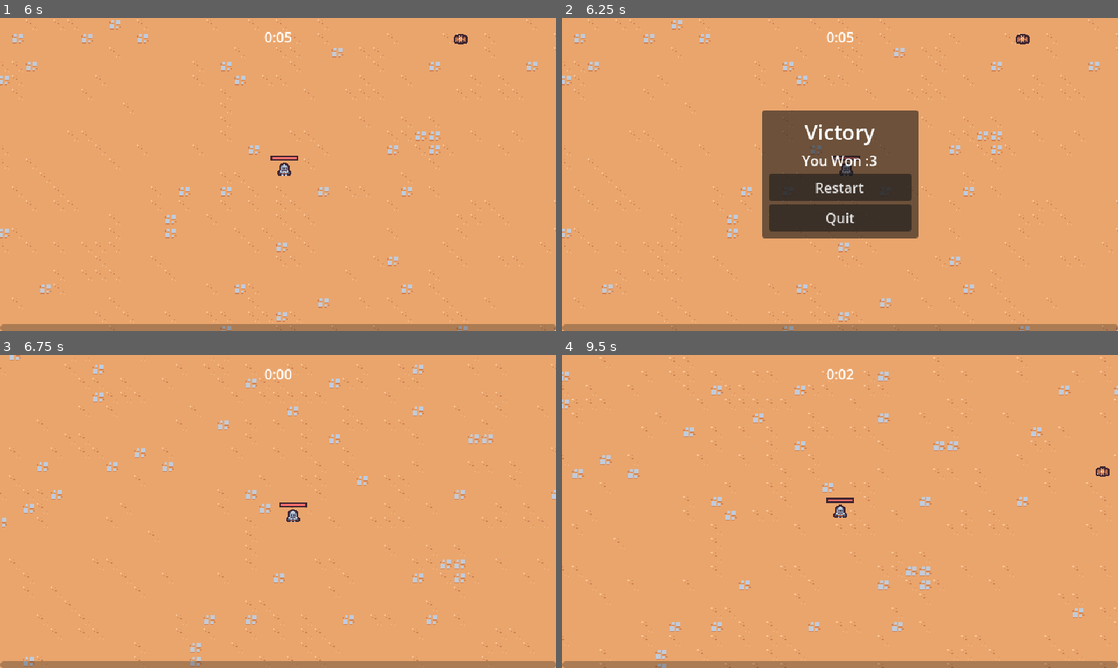
Above: before the commit, frames 1-4 (two rows, left to right).
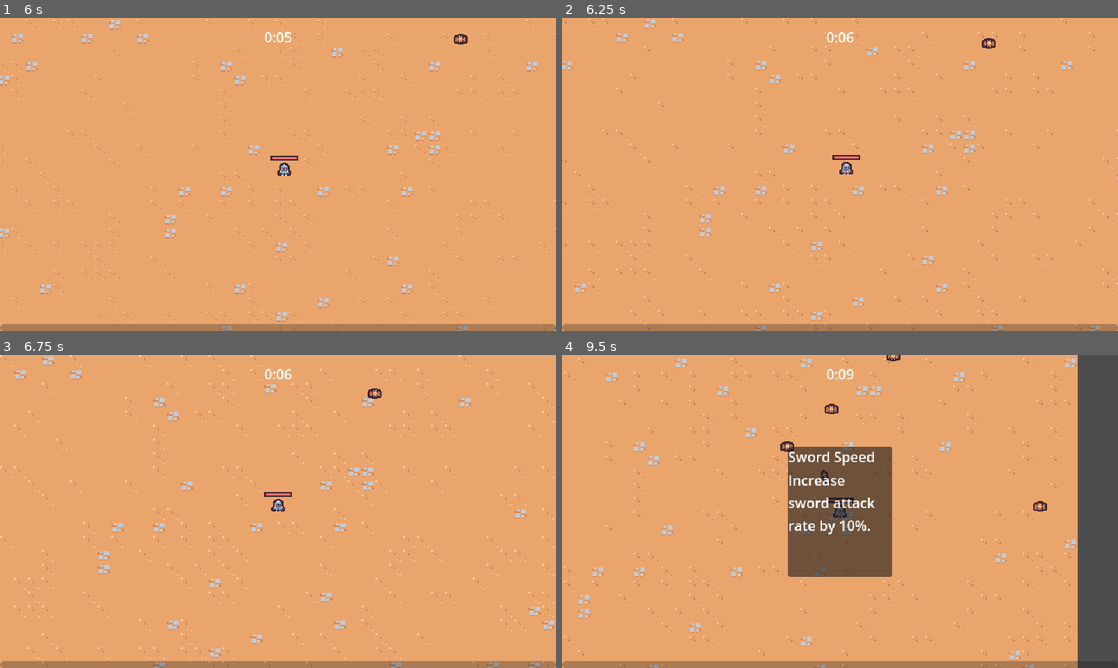
Above: after the commit, the same moments.

Repository: Osama-cs/GameDevPractise
Game: Godot game, scene res://scenes/main/main.tscn
The game is run twice, just before and just after one commit, with the same random seed, the same clock (stepped at 60 frames per second) and the same inputs.
Inputs (mouse positions are in pixels of both pictures, inside the frame that each line leads up to):
- Up to frame 1 (6 s): move the mouse to (400, 158) at 0.52 s; press the mouse at (400, 158) at 0.53 s; hold D (move_right) 0.53-1.28 s; move the mouse to (166, 190) at 1.27 s; release the mouse at (166, 190) at 1.28 s; hold S (move_down) 1.28-2.03 s; click (166, 190) at 1.35 s; move the mouse to (333, 105) at 2.02 s; press the mouse at (333, 105) at 2.03 s; hold D (move_right) 2.03-2.78 s; move the mouse to (250, 237) at 2.77 s; release the mouse at (250, 237) at 2.78 s; hold W (move_up) 2.78-3.53 s; click (250, 237) at 2.85 s; move the mouse to (444, 221) at 3.52 s; press the mouse at (444, 221) at 3.53 s; hold A (move_left) 3.53-5.03 s; move the mouse to (111, 127) at 4.27 s; release the mouse at (111, 127) at 4.28 s; click (111, 127) at 4.35 s; move the mouse to (305, 174) at 5.02 s; press the mouse at (305, 174) at 5.03 s; hold S (move_down) 5.03-5.78 s; move the mouse to (194, 96) at 5.77 s; release the mouse at (194, 96) at 5.78 s; hold D (move_right) from 5.78 s (still down); click (194, 96) at 5.85 s
- Up to frame 2 (6.25 s): keep holding D (move_right)
- Up to frame 3 (6.75 s): release D (move_right) at 6.5 s; click (278, 524) at 6.5 s, where only the run before the commit has a clickable "Restart"
- Up to frame 4 (9.5 s): tap Enter at 7.25 s; move the mouse to (962, 495) at 7.27 s; press the mouse at (962, 495) at 7.28 s; hold W (move_up) 7.28-8.03 s; move the mouse to (728, 527) at 8.02 s; release the mouse at (728, 527) at 8.03 s; hold D (move_right) 8.03-8.78 s; click (728, 527) at 8.1 s; move the mouse to (895, 442) at 8.77 s; press the mouse at (895, 442) at 8.78 s; hold S (move_down) from 8.78 s (still down)

Frame 1 is identical in both runs. In frame 2, 15% of the frame differs, in the area x 0-100%, y 0-100%; in frame 3, 4.8%; in frame 4, 19%.

Commit message:
Added the defeat screen.
Made the victory and defeat screen into one scene calling into the end screen.

Diff:
--- /dev/null
+++ b/scenes/main/main.gd
@@ -0,0 +1,13 @@
+extends Node
+
+@export var end_screen_scene: PackedScene
+
+
+func _ready():
+	$%Player.health_component.died.connect(on_player_died)
+
+
+func on_player_died():
+	var end_screen_instance = end_screen_scene.instantiate()
+	add_child(end_screen_instance)
+	end_screen_instance.set_defeat()
--- a/scenes/main/main.tscn
+++ b/scenes/main/main.tscn
@@ -1,16 +1,20 @@
-[gd_scene load_steps=10 format=3 uid="uid://cfndut0mwrdfj"]
+[gd_scene load_steps=12 format=3 uid="uid://cfndut0mwrdfj"]
 
 [ext_resource type="PackedScene" uid="uid://b3ba7d4pn4rrv" path="res://scenes/manager/enemy_manager.tscn" id="1_74gbx"]
 [ext_resource type="PackedScene" uid="uid://c3q5cynrnbp2l" path="res://scenes/game_object/player/player.tscn" id="1_8164m"]
+[ext_resource type="Script" path="res://scenes/main/main.gd" id="1_bwxrb"]
 [ext_resource type="PackedScene" uid="uid://d1eawtlu502o4" path="res://scenes/game_object/game_camera/game_camera.tscn" id="1_d6rrq"]
 [ext_resource type="PackedScene" uid="uid://drsy3kbf1b53g" path="res://scenes/ui/arena_time_ui.tscn" id="1_kmv2a"]
 [ext_resource type="TileSet" uid="uid://b2ataupoqyh0l" path="res://resources/tileset.tres" id="1_q3652"]
 [ext_resource type="PackedScene" uid="uid://cckkoltiy25el" path="res://scenes/manager/arena_time_manager.tscn" id="2_574pi"]
 [ext_resource type="PackedScene" uid="uid://cdcr1ryhkwfg3" path="res://scenes/ui/experience_bar.tscn" id="2_jo21g"]
+[ext_resource type="PackedScene" uid="uid://c31wkla8xce26" path="res://scenes/ui/end_screen.tscn" id="2_u2axd"]
 [ext_resource type="PackedScene" uid="uid://c1j5dqltitcsy" path="res://scenes/manager/experience_manager.tscn" id="4_0avdw"]
 [ext_resource type="PackedScene" uid="uid://cux1val482ur" path="res://scenes/manager/upgrade_manager.tscn" id="6_r5rve"]
 
 [node name="Main" type="Node"]
+script = ExtResource("1_bwxrb")
+end_screen_scene = ExtResource("2_u2axd")
 
 [node name="ArenaTimeUI" parent="." node_paths=PackedStringArray("arena_time_manager") instance=ExtResource("1_kmv2a")]
 arena_time_manager = NodePath("../ArenaTimeManager")
@@ -39,6 +43,7 @@
 y_sort_enabled = true
 
 [node name="Player" parent="Entities" instance=ExtResource("1_8164m")]
+unique_name_in_owner = true
 position = Vector2(470, 332)
 
 [node name="Foreground" type="Node2D" parent="." groups=["foreground_layer"]]
--- a/scenes/manager/arena_time_manager.gd
+++ b/scenes/manager/arena_time_manager.gd
@@ -1,6 +1,6 @@
 extends Node
 
-@export var victory_screen_scene: PackedScene
+@export var end_screen_scene: PackedScene
 
 #Assiging a node to a varaible when it is ready to be used.
 #Allows us to fetch the timer from here instead of the scene tree.
@@ -16,5 +16,5 @@
 
 
 func on_timer_timeout():
-	var victory_screen_instance = victory_screen_scene.instantiate()
-	add_child(victory_screen_instance)
+	var end_screen_instance = end_screen_scene.instantiate()
+	add_child(end_screen_instance)
--- a/scenes/manager/arena_time_manager.tscn
+++ b/scenes/manager/arena_time_manager.tscn
@@ -1,13 +1,13 @@
 [gd_scene load_steps=3 format=3 uid="uid://cckkoltiy25el"]
 
 [ext_resource type="Script" path="res://scenes/manager/arena_time_manager.gd" id="1_qjyx5"]
-[ext_resource type="PackedScene" uid="uid://c31wkla8xce26" path="res://scenes/ui/victory_screen.tscn" id="2_waxms"]
+[ext_resource type="PackedScene" uid="uid://c31wkla8xce26" path="res://scenes/ui/end_screen.tscn" id="2_i7k6c"]
 
 [node name="ArenaTimeManager" type="Node"]
 script = ExtResource("1_qjyx5")
-victory_screen_scene = ExtResource("2_waxms")
+end_screen_scene = ExtResource("2_i7k6c")
 
 [node name="Timer" type="Timer" parent="."]
-wait_time = 6.0
+wait_time = 61.0
 one_shot = true
 autostart = true
--- a/scenes/ui/victory_screen.gd
+++ b/scenes/ui/end_screen.gd
@@ -7,6 +7,11 @@
 	$%QuitButton.pressed.connect(on_quit_button_pressed)
 
 
+func set_defeat():
+	$%EndTitle.text = "Defeat"
+	$%EndDescription.text = "You Lost :("
+
+
 func on_restart_button_pressed():
 	get_tree().paused = false
 	get_tree().change_scene_to_file("res://scenes/main/main.tscn")
--- a/scenes/ui/victory_screen.tscn
+++ b/scenes/ui/end_screen.tscn
@@ -1,10 +1,10 @@
 [gd_scene load_steps=2 format=3 uid="uid://c31wkla8xce26"]
 
-[ext_resource type="Script" path="res://scenes/ui/victory_screen.gd" id="1_pc77t"]
+[ext_resource type="Script" path="res://scenes/ui/end_screen.gd" id="1_psevo"]
 
-[node name="VictoryScreen" type="CanvasLayer"]
+[node name="EndScreen" type="CanvasLayer"]
 process_mode = 3
-script = ExtResource("1_pc77t")
+script = ExtResource("1_psevo")
 
 [node name="MarginContainer" type="MarginContainer" parent="."]
 anchors_preset = 15
@@ -29,14 +29,16 @@
 [node name="VBoxContainer" type="VBoxContainer" parent="MarginContainer/PanelContainer/MarginContainer"]
 layout_mode = 2
 
-[node name="VictoryTitle" type="Label" parent="MarginContainer/PanelContainer/MarginContainer/VBoxContainer"]
+[node name="EndTitle" type="Label" parent="MarginContainer/PanelContainer/MarginContainer/VBoxContainer"]
+unique_name_in_owner = true
 layout_mode = 2
 theme_override_font_sizes/font_size = 24
 text = "Victory"
 horizontal_alignment = 1
 vertical_alignment = 1
 
-[node name="VictoryDescription" type="Label" parent="MarginContainer/PanelContainer/MarginContainer/VBoxContainer"]
+[node name="EndDescription" type="Label" parent="MarginContainer/PanelContainer/MarginContainer/VBoxContainer"]
+unique_name_in_owner = true
 layout_mode = 2
 text = "You Won :3"
 horizontal_alignment = 1
